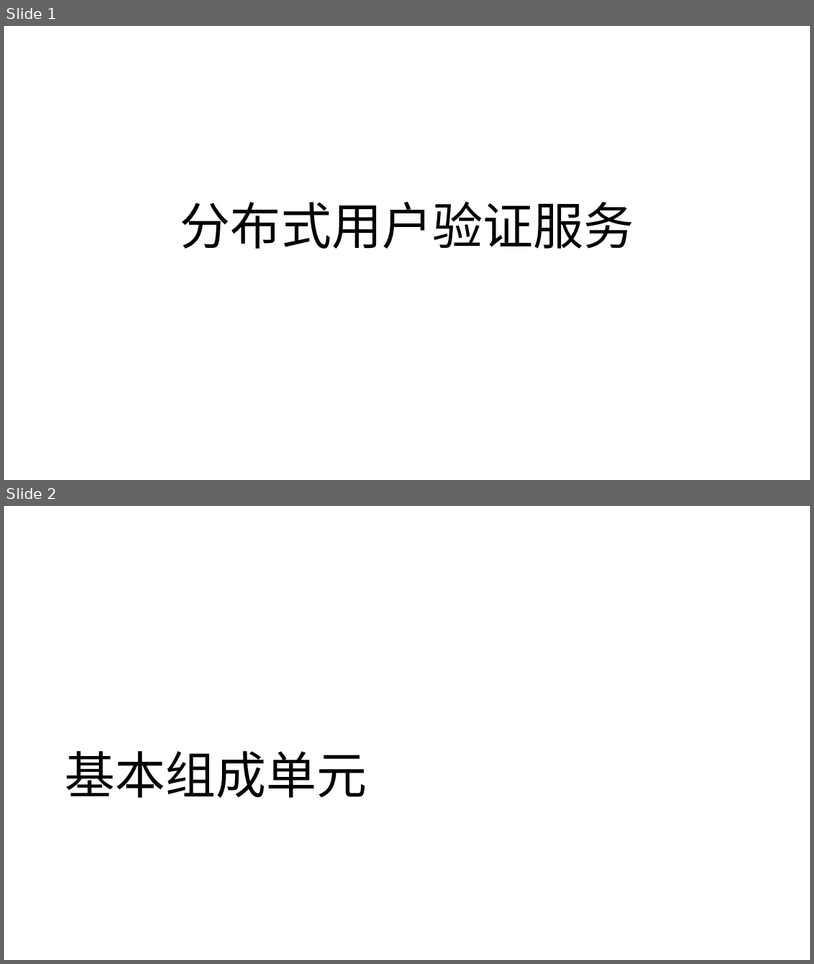
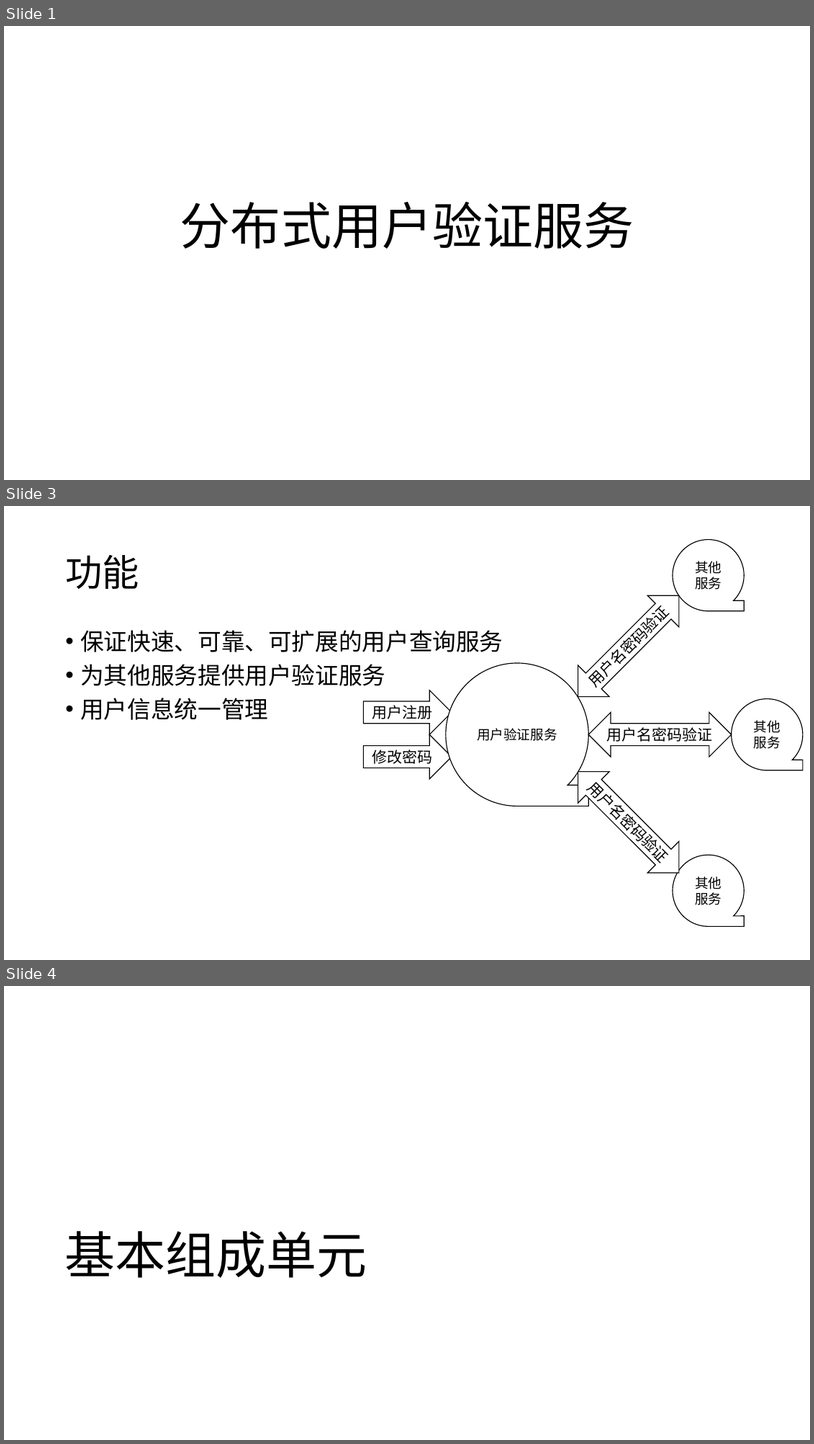
Before and after one commit to WuXiSTC/UserAuth, a slide deck: 设计图.pptx. Shown one above the other, each under a label of ours: slides 1 and 2 before the commit, slides 1, 3 and 4 after it; the slides between them are not shown. The pictures are 814x964 and 814x1444 pixels, drawn with LibreOffice and Linux fonts; fonts in the diff are those of the drawing. Boxes give left, top, right and bottom in pixels: in the first picture for what was removed or moved away, otherwise in the second. Text is boxed around its words. In the diff, an @@ line names an element or a change of style, - is before the commit and + after.

Commit message:
修改了简介

```diff
--- a/设计图.pptx
+++ b/设计图.pptx
@@ slide 3 added at bbox=[4, 506, 810, 960], background #FFFFFF @@
@@ title added at bbox=[65, 555, 139, 589], 44 pt, text #000000 @@
+功能
@@ group added at bbox=[363, 539, 803, 926]: 4 flow chart magnetic tapes, 3 left right arrows, 2 right arrows @@
+用户注册
+修改密码
+用户验证服务
+用户名密码验证
+其他服务
+其他服务
+其他服务
+用户名密码验证
+用户名密码验证
@@ text added at bbox=[80, 630, 503, 720], 28 pt, text #000000 @@
+• 保证快速、可靠、可扩展的用户查询服务
+• 为其他服务提供用户验证服务
+• 用户信息统一管理
@@ what was slide 2 is now slide 4 @@
```
Also in this commit, not shown: 1 other slide added, 2 other files.
